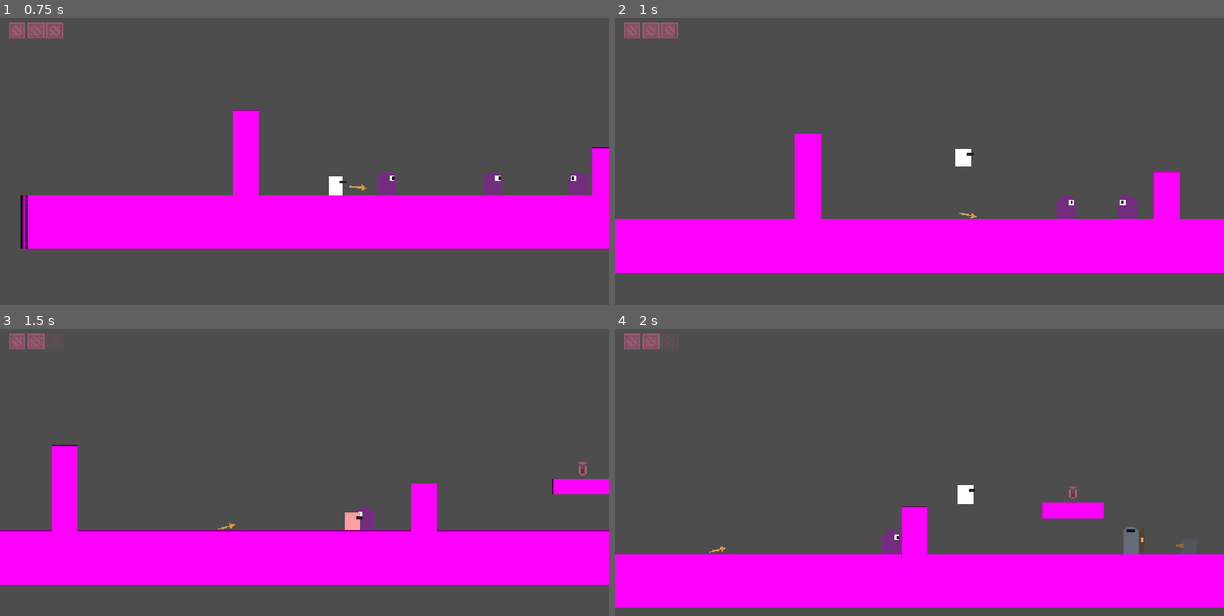
Above: before the commit, frames 1-4 (two rows, left to right).
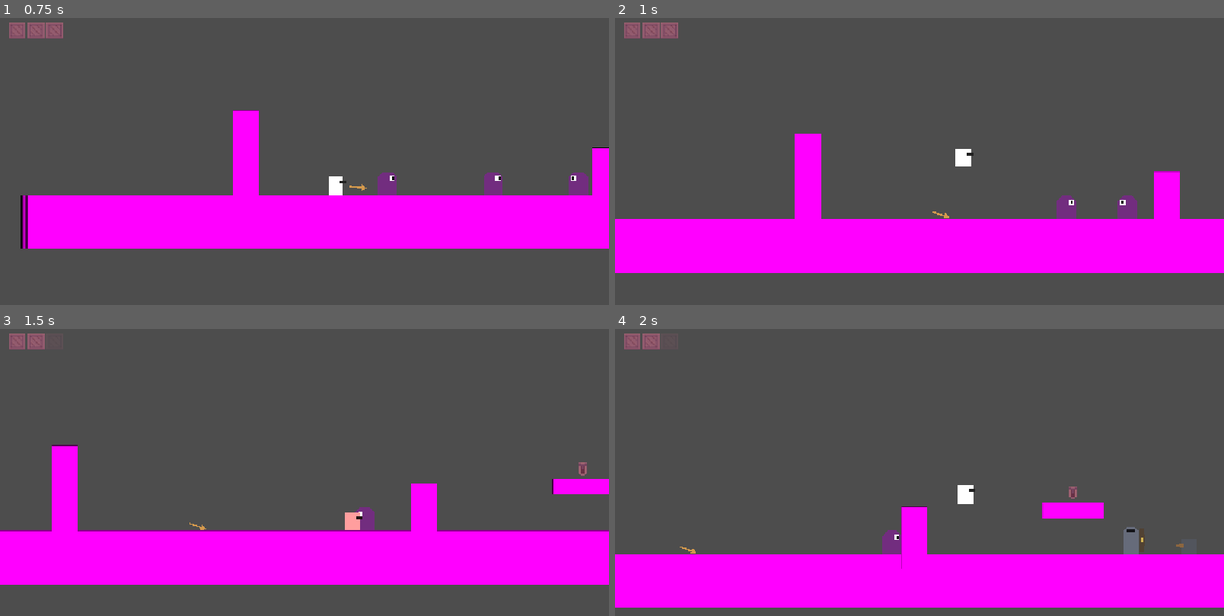
Above: after the commit, the same moments.

Repository: cachandlerdev/gmtk-2026
Game: Godot game, scene res://scenes/levels/enemy_test_level.tscn
Same seed, same stepped clock (60 frames per second), same inputs: the game is played once before the commit and once after it.
Inputs (mouse positions are in pixels of both pictures, inside the frame that each line leads up to):
- Up to frame 1 (0.75 s): move the mouse to (438, 170) at 0.52 s; hold D (move_right) from 0.53 s (still down); right-click (438, 170) at 0.6 s
- Up to frame 2 (1 s): keep holding D (move_right); tap Space (jump) at 0.77 s
- Up to frame 3 (1.5 s): keep holding D (move_right); move the mouse to (182, 515) at 1.27 s; tap S (aim_down) at 1.35 s
- Up to frame 4 (2 s): keep holding D (move_right); tap Space (jump) at 1.52 s

Frame 1 is identical in both runs. In frame 2, less than 0.1% of the frame differs, in the area x 52-60%, y 67-70%; in frame 3, less than 0.1%; in frame 4, less than 0.1%.

Commit message:
fixed arrow piercing

Diff:
--- a/scripts/arrow.gd
+++ b/scripts/arrow.gd
@@ -3,15 +3,27 @@
 ## A projectile arrow. Flies with an initial velocity, arcs under gravity,
 ## rotates to face its travel direction, and ricochets off the world a few
 ## times before coming to rest.
+##
+## Enemy piercing is set by the bow on fire: partial draws stop on the first
+## enemy; a full draw may pass through one enemy (pierces_remaining = 1).
+## Exhausting pierces drops the arrow so it falls to the floor instead of
+## freezing at the hit point.
 
 @export var fall_gravity: float = 980.0
 @export var lifetime: float = 6.0
 @export var bounciness: float = 0.7          # fraction of speed kept per bounce
 @export var max_bounces: int = 3             # stick after this many ricochets
 @export var min_bounce_speed: float = 120.0  # below this after a bounce, stop
+## Velocity kept when an arrow drops after its last enemy hit.
+@export var drop_speed: float = 0.25
+
+## Extra enemies this arrow can pass through after the first hit. Set by Bow.
+var pierces_remaining: int = 0
 
 var _bounces: int = 0
 var _stopped: bool = false
+## True after the last enemy hit: no longer a projectile, just falling.
+var _dropping: bool = false
 
 @onready var _collision: CollisionShape2D = $CollisionShape2D
 
@@ -29,10 +41,32 @@
 
 	var collision := move_and_collide(velocity * delta)
 	if collision != null:
-		_ricochet(collision.get_normal())
+		if _dropping:
+			# Stick on first contact with the world after dropping.
+			_stop()
+		else:
+			_ricochet(collision.get_normal())
 
 	if not _stopped:
 		rotation = velocity.angle()
+
+## Called by enemies before applying damage. Returns false if this arrow is
+## already spent and should not hurt the caller. Consumes a pierce or drops.
+## `allow_pierce` is false for shielded enemies that arrows cannot pass through.
+func try_hit_enemy(_enemy: Node = null, allow_pierce: bool = true) -> bool:
+	if _stopped or _dropping:
+		return false
+	if allow_pierce and pierces_remaining > 0:
+		pierces_remaining -= 1
+		return true
+	_drop()
+	return true
+
+## Leave the projectile group and fall under gravity until hitting the floor.
+func _drop() -> void:
+	_dropping = true
+	remove_from_group("projectile")
+	velocity *= drop_speed
 
 func _ricochet(normal: Vector2) -> void:
 	velocity = velocity.bounce(normal) * bounciness
--- a/scripts/bow.gd
+++ b/scripts/bow.gd
@@ -82,6 +82,8 @@
 	arrow.global_position = global_position + dir * spawn_offset
 	arrow.rotation = dir.angle()
 	arrow.velocity = dir * arrow_speed
+	# Full draw: pierce one enemy. Partial draw: stop on first hit.
+	arrow.pierces_remaining = 1 if is_equal_approx(ratio, 1.0) else 0
 
 	arrow_fired.emit(arrow, ratio)
 
--- a/scripts/enemy_base.gd
+++ b/scripts/enemy_base.gd
@@ -60,6 +60,10 @@
 func _can_be_hit(_source: Node = null) -> bool:
 	return true
 
+## Return false if arrows should never pass through this enemy (e.g. shields).
+func _can_be_pierced(_source: Node = null) -> bool:
+	return true
+
 ## Called when a hit is ignored by _can_be_hit() (spark, clang, ...).
 func _on_hit_blocked(_source: Node = null) -> void:
 	pass
@@ -94,6 +98,12 @@
 		if contact_damage and body.has_method("take_hit"):
 			body.take_hit(self)
 	elif body.is_in_group("projectile"):
+		# Shield/armor blocks must not consume arrow pierce budget.
+		if not _can_be_hit(body):
+			_on_hit_blocked(body)
+			return
+		if body.has_method("try_hit_enemy") and not body.try_hit_enemy(self, _can_be_pierced(body)):
+			return
 		take_hit(body)
 
 
--- a/scripts/shieldbearer.gd
+++ b/scripts/shieldbearer.gd
@@ -7,7 +7,7 @@
 ## Damage is gated by hit direction: shots into the shielded front are blocked
 ## (and bounced back like off a wall). Land a hit by getting behind it (dash
 ## past), ricocheting a shot in from the rear, or arcing a plunging shot over
-## the top of the shield.
+## the top of the shield. Arrows never pierce through a shieldbearer.
 
 
 @export var patrol_speed: float = 55.0
@@ -45,6 +45,11 @@
 	return true
 
 
+## Shielded enemies always stop the arrow; full-draw pierce does not apply.
+func _can_be_pierced(_source: Node = null) -> bool:
+	return false
+
+
 ## Bounce a blocked arrow back off the shield, with a metallic glint.
 func _on_hit_blocked(source: Node = null) -> void:
 	var body := source as CharacterBody2D
